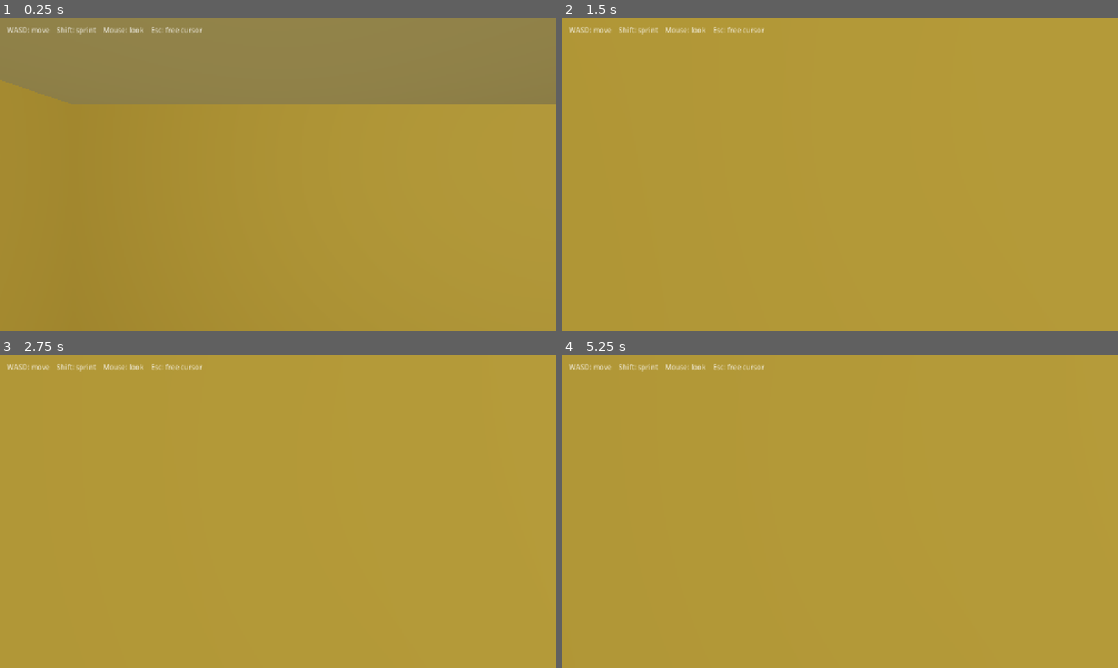
Above: before the commit, frames 1-4 (two rows, left to right).
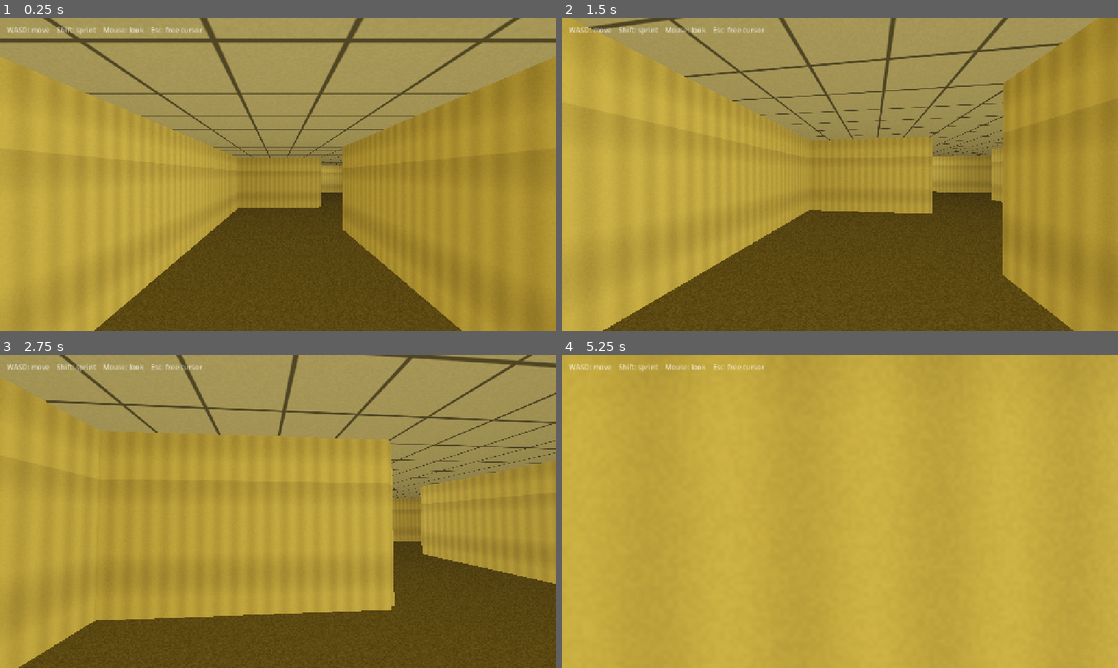
Above: after the commit, the same moments.

Repository: moorejasper060-oss/backrooms-chase
Game: Godot game, scene res://main.tscn
Same seed, same stepped clock (60 frames per second), same inputs: the game is played once before the commit and once after it.
Inputs (mouse positions are in pixels of both pictures, inside the frame that each line leads up to):
- Up to frame 1 (0.25 s): no input
- Up to frame 2 (1.5 s): move the mouse to (867, 174) at 0.52 s; hold W (move_forward) from 0.53 s (still down); tap E (interact) at 0.6 s; move the mouse to (812, 174) at 1.27 s; tap Shift (sprint) at 1.35 s
- Up to frame 3 (2.75 s): keep holding W (move_forward); move the mouse to (289, 505) at 2.02 s; tap E (interact) at 2.1 s
- Up to frame 4 (5.25 s): keep holding W (move_forward); move the mouse to (834, 517) at 2.77 s; tap Shift (sprint) at 2.85, 4.35 s; move the mouse to (878, 514) at 3.52 s; tap E (interact) at 3.6, 5.1 s; tap Enter at 4.25 s; move the mouse to (795, 508) at 4.27 s; tap Space at 5 s; move the mouse to (845, 511) at 5.02 s

The runs differ from the first frame. In frame 1, 42% of the frame differs, in the area x 0-100%, y 0-100%; in frame 2, 53%; in frame 3, 48%; in frame 4, 7.1%.

Commit message:
Fix blank-yellow view: textured surfaces + spawn facing a corridor
- Procedural wallpaper / carpet / ceiling-tile textures (triplanar mapped)
  so surfaces read as a 3D space instead of flat yellow
- Player now spawns facing down an open passage, not into a wall
- Slightly brighter ambient light

Co-Authored-By: Claude Opus 4.8 (1M context) <noreply@anthropic.com>

Diff:
--- a/project.godot
+++ b/project.godot
@@ -1,5 +1,10 @@
 ; Engine configuration file.
-; Backrooms Chase — a first-person horror game.
+; It's best edited using the editor UI and not directly,
+; since the parameters that go here are not all obvious.
+;
+; Format:
+;   [section] ; section goes between []
+;   param=value ; assign values to parameters
 
 config_version=5
 
@@ -15,7 +20,3 @@
 window/size/viewport_width=1280
 window/size/viewport_height=720
 window/stretch/mode="canvas_items"
-
-[rendering]
-
-renderer/rendering_method="forward_plus"
--- a/world.gd
+++ b/world.gd
@@ -34,6 +34,7 @@
 	_make_materials()
 	_generate_maze()
 	_build_geometry()
+	_place_player()
 	_add_lights()
 	_add_hud()
 
@@ -45,7 +46,7 @@
 	env.background_color = Color(0.02, 0.02, 0.0)
 	env.ambient_light_source = Environment.AMBIENT_SOURCE_COLOR
 	env.ambient_light_color = Color(0.95, 0.88, 0.6)
-	env.ambient_light_energy = 0.35
+	env.ambient_light_energy = 0.5
 	env.fog_enabled = true
 	env.fog_light_color = Color(0.09, 0.085, 0.05)
 	env.fog_density = 0.045
@@ -56,17 +57,88 @@
 	add_child(we)
 
 func _make_materials() -> void:
+	# Triplanar (world-space) mapping gives consistent texel density on every
+	# box regardless of its size, and tiles seamlessly between adjacent walls.
 	_mat_wall = StandardMaterial3D.new()
-	_mat_wall.albedo_color = Color(0.83, 0.74, 0.42)  # dingy yellow wallpaper
+	_mat_wall.albedo_texture = _make_wallpaper_texture()
+	_mat_wall.uv1_triplanar = true
+	_mat_wall.uv1_world_triplanar = true
+	_mat_wall.uv1_scale = Vector3(0.45, 0.45, 0.45)
 	_mat_wall.roughness = 0.95
 
 	_mat_floor = StandardMaterial3D.new()
-	_mat_floor.albedo_color = Color(0.45, 0.40, 0.20)  # moist carpet
+	_mat_floor.albedo_texture = _make_carpet_texture()
+	_mat_floor.uv1_triplanar = true
+	_mat_floor.uv1_world_triplanar = true
+	_mat_floor.uv1_scale = Vector3(0.6, 0.6, 0.6)
 	_mat_floor.roughness = 1.0
 
 	_mat_ceiling = StandardMaterial3D.new()
-	_mat_ceiling.albedo_color = Color(0.78, 0.76, 0.68)  # ceiling tiles
+	_mat_ceiling.albedo_texture = _make_ceiling_texture()
+	_mat_ceiling.uv1_triplanar = true
+	_mat_ceiling.uv1_world_triplanar = true
+	_mat_ceiling.uv1_scale = Vector3(0.5, 0.5, 0.5)
 	_mat_ceiling.roughness = 0.9
+
+## Dingy yellow wallpaper: subtle vertical pattern + water staining + grain.
+func _make_wallpaper_texture() -> ImageTexture:
+	var s := 256
+	var img := Image.create_empty(s, s, false, Image.FORMAT_RGB8)
+	var base := Color(0.83, 0.74, 0.42)
+	for y in s:
+		for x in s:
+			var stripe := 0.05 * sin(float(x) / float(s) * TAU * 8.0)
+			var stain := maxf(0.0, 0.10 * sin(float(y) / float(s) * TAU * 1.5 + 1.3))
+			var grain := (randf() - 0.5) * 0.06
+			var f := 1.0 + stripe - stain + grain
+			img.set_pixel(x, y, Color(base.r * f, base.g * f, base.b * f))
+	return ImageTexture.create_from_image(img)
+
+## Damp, grainy carpet.
+func _make_carpet_texture() -> ImageTexture:
+	var s := 128
+	var img := Image.create_empty(s, s, false, Image.FORMAT_RGB8)
+	var base := Color(0.45, 0.40, 0.20)
+	for y in s:
+		for x in s:
+			var n := (randf() - 0.5) * 0.13
+			img.set_pixel(x, y, Color(
+				clampf(base.r + n, 0.0, 1.0),
+				clampf(base.g + n, 0.0, 1.0),
+				clampf(base.b + n, 0.0, 1.0)))
+	return ImageTexture.create_from_image(img)
+
+## Drop-ceiling tiles: a grid of darker seams over off-white panels.
+func _make_ceiling_texture() -> ImageTexture:
+	var s := 128
+	var img := Image.create_empty(s, s, false, Image.FORMAT_RGB8)
+	var base := Color(0.78, 0.76, 0.68)
+	var seam := base * 0.5
+	var half := s / 2
+	for y in s:
+		for x in s:
+			if (x % half) < 3 or (y % half) < 3:
+				img.set_pixel(x, y, seam)
+			else:
+				var n := (randf() - 0.5) * 0.05
+				img.set_pixel(x, y, Color(base.r + n, base.g + n, base.b + n))
+	return ImageTexture.create_from_image(img)
+
+## Drop the player into the start cell, facing down an open corridor so the
+## first thing they see is depth, not a wall in their face.
+func _place_player() -> void:
+	var player: Node3D = get_parent().get_node_or_null("Player")
+	if player == null:
+		return
+	var start := Vector2i(0, 0)
+	var spawn := cell_to_world(start)
+	spawn.y = 1.0
+	player.global_position = spawn
+	var open: Array = passages.get(start, [])
+	if not open.is_empty():
+		var n: Vector2i = open[0]
+		var dir := Vector3(n.x - start.x, 0.0, n.y - start.y)
+		player.look_at(spawn + dir, Vector3.UP)
 
 # --- Maze generation (recursive backtracker) --------------------------------
 
Not shown, added: icon.svg.import
Not shown, added: player.gd.uid
Not shown, added: world.gd.uid
